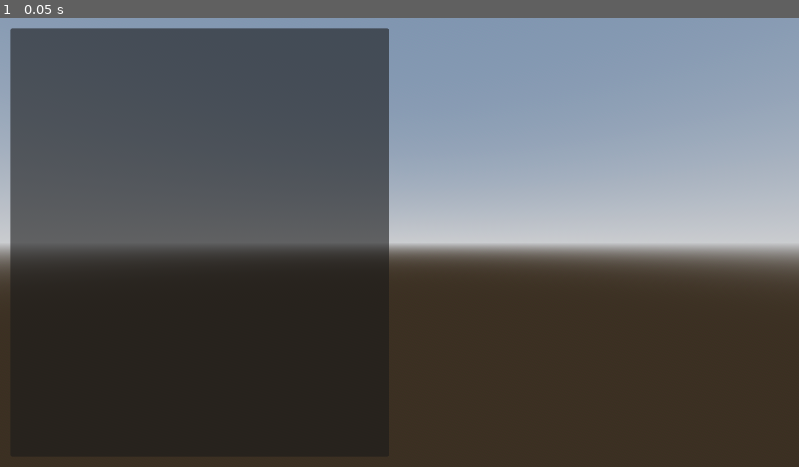
Above: before the commit, frame 1.
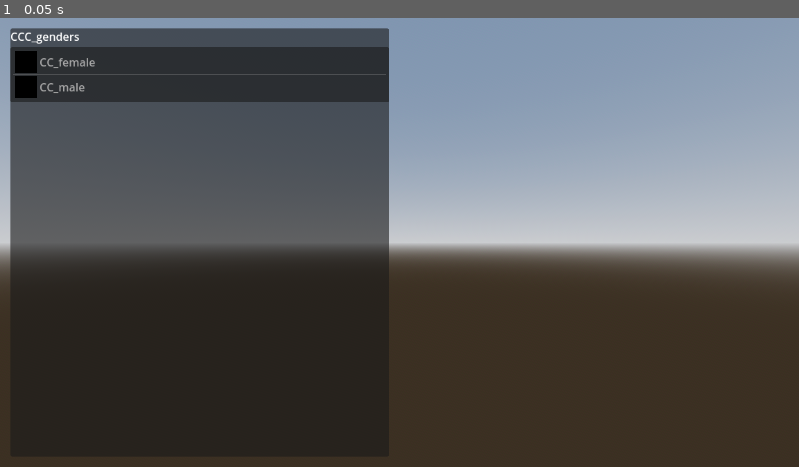
Above: after the commit, the same moment.

Repository: guilhermicas/godot-3d-character-creator
Game: Godot game, scene res://3d_character_creator.tscn
Two runs of this game, one before a commit and one after it. Both use one fixed random seed, a clock stepped at 60 frames per second and the inputs below. Before the commit the project has no main scene; this scene is started directly in both runs.
Inputs:
- Up to frame 1 (0.05 s): no input

The runs differ from the first frame. In frame 1, 5.8% of the frame differs, in the area x 1-49%, y 3-19%.

Commit message:
scene now auto-generates UI based on blender structure; user can configure CCC_ UI node to their liking; added female model to exemplify the trimming of the tree if we select a model, overwriting and updating the previous tree state

Diff:
--- a/godot/3d-character-creator/3d_character_creator.gd
+++ b/godot/3d-character-creator/3d_character_creator.gd
@@ -1,17 +1,111 @@
 @tool
 extends Node3D
 
-## ------------------ Godot's Inspector Logic for Configuration ------------------
+## ------------------ Inspector Configuration ------------------
 @export_dir var blender_export_path: String:
 	set(value):
 		blender_export_path = value
 		_rebuild_tree()
 
 @export var global_config: CharacterComponent
-
-## ------------------ UI ------------------
+@export var export_character: Array[CharacterComponent] = []
+
+## ------------------ UI References ------------------
 @onready var model_tree: VBoxContainer = $UI/HBoxContainer/MarginContainer/Panel/ScrollContainer/VBoxContainer
 @onready var ccc_ref: VBoxContainer = $UI/CCC_ # script will duplicate this to create the UI dynamically
+
+## ------------------ Runtime State ------------------
+var _active_cccs: Array[Control] = []  # Currently displayed CCC containers
+# TODO: maybe this var shouldn't exist
+#       instead of the _create_placeholder_icon, we could have
+#       _get_thumbnail_safe, which tries to get thumbnail based
+#       on the model's config or whatever, if it fails returns the
+#       image, and this var doesn't exist
+var _placeholder_icon: ImageTexture  # 32x32 black square for items
+
+func _ready() -> void:
+	if not Engine.is_editor_hint():
+		_create_placeholder_icon()
+		ccc_ref.visible = false  # Hide reference node
+		if global_config: _expand_top_level()
+
+func _create_placeholder_icon() -> void:
+	var img := Image.create(32, 32, false, Image.FORMAT_RGB8)
+	img.fill(Color.BLACK)
+	_placeholder_icon = ImageTexture.create_from_image(img)
+
+func _expand_top_level() -> void:
+	_clear_ui()
+	export_character.clear()
+	_expand_ccc(global_config, 0, model_tree)
+
+## ------------------ UI Construction ------------------
+
+func _expand_ccc(component: CharacterComponent, depth: int, parent: Control) -> void:
+	var ccc_node := ccc_ref.duplicate() as VBoxContainer
+	ccc_node.visible = true
+
+	# Set title and background color (darker as depth increases)
+	var title_label := ccc_node.get_node("TitleLabel") as Label
+	var item_list := ccc_node.get_node("ModelList") as ItemList
+
+	title_label.text = component.display_name if component.display_name else component.name
+	ccc_node.modulate = Color.from_hsv(0, 0, 1.0 - (depth * 0.15))  # Lighter → darker
+
+	# Populate ItemList with direct CC_ children only
+	for child in component.children:
+		if child.name.begins_with("CC_"):
+			var display := child.display_name if child.display_name else child.name
+			item_list.add_item(display, _placeholder_icon)
+			item_list.set_item_metadata(item_list.item_count - 1, child)
+
+	# Connect selection signal
+	item_list.item_selected.connect(_on_item_selected.bind(depth, ccc_node, parent))
+
+	parent.add_child(ccc_node)
+	_active_cccs.append(ccc_node)
+
+func _on_item_selected(idx: int, depth: int, ccc_node: Control, parent_container: Control) -> void:
+	var item_list := ccc_node.get_node("ModelList") as ItemList
+	var selected := item_list.get_item_metadata(idx) as CharacterComponent
+
+	# Update export_character: set at depth, clear deeper levels
+	export_character.resize(depth + 1)
+	export_character[depth] = selected
+
+	# print("Current export_character state:", export_character) # DEBUG
+
+	# Clear all CCCs deeper than current depth
+	_clear_cccs_after(ccc_node)
+
+	# Expand child CCCs if selected component has any
+	for child in selected.children:
+		if child.name.begins_with("CCC_"):
+			_expand_ccc(child, depth + 1, parent_container)
+
+	# TODO: Lazy load GLB asynchronously when item selected
+	# Use ResourceLoader.load_threaded_request() for async loading
+
+func _clear_cccs_after(from_node: Control) -> void:
+	var start_removing := false
+	var to_remove: Array[Control] = []
+
+	for ccc in _active_cccs:
+		if start_removing:
+			to_remove.append(ccc)
+		elif ccc == from_node:
+			start_removing = true
+
+	for ccc in to_remove:
+		ccc.queue_free()
+		_active_cccs.erase(ccc)
+
+func _clear_ui() -> void:
+	for ccc in _active_cccs:
+		ccc.queue_free()
+	_active_cccs.clear()
+
+## ------------------ Editor Tree Building ------------------
 
 func _rebuild_tree() -> void:
 	if not Engine.is_editor_hint(): return
@@ -20,12 +114,9 @@
 		global_config = null
 		return
 
-	# All store instances point to the same tres file
-	# Godot already handles edits made on the Inspector window
-	# So we just have a "pointer" from all scenes to the same tres Resource
 	var config_path := blender_export_path.path_join("global_config.tres")
 
-	# Load existing config or create new one
+	# Load or create config
 	if FileAccess.file_exists(config_path):
 		global_config = load(config_path)
 		if global_config == null:
@@ -34,112 +125,90 @@
 	else:
 		global_config = CharacterComponent.new()
 
-	# Make sure that top level object is CCC_ in blender export path,
-	# and start compiling the object tree with the top level CCC_
-	var dirs: PackedStringArray = DirAccess.get_directories_at(blender_export_path)
-	var first: String = ""
-	for d in dirs: if d.begins_with("CCC_"): first = d; break
-	if first == "":
-		push_error("No top level CCC_ found")
-		global_config = null # TODO: do we want to set this to null?
+	# Find top-level CCC_
+	var dirs := DirAccess.get_directories_at(blender_export_path)
+	var first_dir := ""
+	for d in dirs:
+		if d.begins_with("CCC_"):
+			first_dir = d
+			break
+
+	if first_dir == "":
+		push_error("No top-level CCC_ found")
+		global_config = null
 		return
-	# Scan filesystem and merge with existing config
-	var scanned_tree := _scan_component(blender_export_path.path_join(first))
-
-	_merge_scanned_into_config(global_config, scanned_tree)
-
-	# Save the updated config
+
+	# Scan and merge
+	var scanned := _scan_component(blender_export_path.path_join(first_dir))
+	_merge_scanned_into_config(global_config, scanned)
+
 	var save_result := ResourceSaver.save(global_config, config_path)
-	if save_result != OK: push_error("Failed to save global_config.tres")
+	if save_result != OK:
+		push_error("Failed to save global_config.tres")
 
 	notify_property_list_changed()
 
-## ------------------ Merge Logic: Preserve user edits, update file system data ------------------
-
 func _merge_scanned_into_config(existing: CharacterComponent, scanned: CharacterComponent) -> void:
-	"""
-	Merges scanned filesystem data into existing config:
-	- Updates read-only fields (name, glb_path, cc_id) from scan
-	- Preserves user-editable fields (display_name, metadata)
-	- Adds new items, removes missing items
-	"""
-
-	# Update read-only fields from scan
+	# Update read-only fields
 	existing.name = scanned.name
 	existing.glb_path = scanned.glb_path
 	existing.cc_id = scanned.cc_id
 
-	# Build a map of existing children by cc_id for quick lookup
-	var existing_children_map := {}
+	# Build map of existing children by cc_id
+	var existing_map := {}
 	for child in existing.children:
 		if child.cc_id != "":
-			existing_children_map[child.cc_id] = child
-
-	# Build new children array by merging scanned with existing
-	var merged_children: Array[CharacterComponent] = []
-
+			existing_map[child.cc_id] = child
+
+	# Merge scanned children with existing
+	var merged: Array[CharacterComponent] = []
 	for scanned_child in scanned.children:
-		if scanned_child.cc_id != "" and existing_children_map.has(scanned_child.cc_id):
-			# Item exists: merge recursively to preserve edits
-			var existing_child: CharacterComponent = existing_children_map[scanned_child.cc_id]
+		if scanned_child.cc_id != "" and existing_map.has(scanned_child.cc_id):
+			var existing_child := existing_map[scanned_child.cc_id] as CharacterComponent
 			_merge_scanned_into_config(existing_child, scanned_child)
-			merged_children.append(existing_child)
-			existing_children_map.erase(scanned_child.cc_id)  # Mark as processed
+			merged.append(existing_child)
+			existing_map.erase(scanned_child.cc_id)
 		else:
-			# New item: use scanned data as-is
-			merged_children.append(scanned_child)
-
-	# Note: Items in existing_children_map that weren't processed are now removed
-	# (they no longer exist in the filesystem)
-
-	existing.children = merged_children
-
-## ------------------ Filesystem Scanning ------------------
+			merged.append(scanned_child)
+
+	existing.children = merged
 
 func _scan_component(path: String) -> CharacterComponent:
-	"""
-	Scans filesystem and creates a fresh component tree.
-	Does NOT look at existing config - that's handled by _merge_scanned_into_config.
-	"""
 	var dir := DirAccess.open(path)
 	if dir == null:
 		push_error("Cannot open: " + path)
 		return null
 
 	var comp := CharacterComponent.new()
-
 	var folder_name := path.get_file()
 
-	# Extract CC_id from folder name (e.g., "CC_male_CC_id_9efe906c" -> "9efe906c")
+	# Extract CC_id from folder name
 	if folder_name.contains("_CC_id_"):
 		var parts := folder_name.split("_CC_id_")
-		comp.name = parts[0]  # e.g., "CC_male"
+		comp.name = parts[0]
 		comp.cc_id = parts[1] if parts.size() > 1 else ""
 	else:
 		comp.name = folder_name
 		comp.cc_id = ""
 
-	# Find .glb file (for CC_ components, not CCC_ collections)
-	var glb_file := ""
+	# Find .glb file
 	dir.list_dir_begin()
-	while true:
-		var f := dir.get_next()
-		if f == "": break
+	var f := dir.get_next()
+	while f != "":
 		if not dir.current_is_dir() and f.ends_with(".glb"):
-			glb_file = f
+			comp.glb_path = path.path_join(f)
 			break
+		f = dir.get_next()
 	dir.list_dir_end()
-
-	if glb_file != "": comp.glb_path = path.path_join(glb_file)
 
 	# Recurse into CC_/CCC_ folders
 	dir.list_dir_begin()
-	while true:
-		var f := dir.get_next()
-		if f == "": break
+	f = dir.get_next()
+	while f != "":
 		if dir.current_is_dir() and (f.begins_with("CC_") or f.begins_with("CCC_")):
 			var child := _scan_component(path.path_join(f))
-			if child != null: comp.children.append(child)
+			if child: comp.children.append(child)
+		f = dir.get_next()
 	dir.list_dir_end()
 
 	return comp
--- a/godot/3d-character-creator/3d_character_creator.tscn
+++ b/godot/3d-character-creator/3d_character_creator.tscn
@@ -1,7 +1,38 @@
-[gd_scene load_steps=6 format=3 uid="uid://dhl0v14olhdbc"]
+[gd_scene load_steps=11 format=3 uid="uid://dhl0v14olhdbc"]
 
 [ext_resource type="Script" uid="uid://k60wjmsjqvul" path="res://3d_character_creator.gd" id="1_wih4m"]
-[ext_resource type="Resource" uid="uid://dvdlspd7eyl" path="res://character_config/global_config.tres" id="2_aki0f"]
+[ext_resource type="Script" uid="uid://dl7npn5ppwyto" path="res://character_component.gd" id="2_aki0f"]
+
+[sub_resource type="Resource" id="Resource_sfhlp"]
+script = ExtResource("2_aki0f")
+name = "CC_female"
+glb_path = "res://character_config/CCC_genders_CC_id_66650050/CC_female_CC_id_57be63e5/CC_female.glb"
+cc_id = "57be63e5"
+
+[sub_resource type="Resource" id="Resource_k3sre"]
+script = ExtResource("2_aki0f")
+name = "CC_t_shirt"
+glb_path = "res://character_config/CCC_genders_CC_id_66650050/CC_male_CC_id_9efe906c/CCC_shirts_CC_id_6327b5f1/CC_t_shirt_CC_id_dcefb103/CC_t_shirt.glb"
+cc_id = "dcefb103"
+
+[sub_resource type="Resource" id="Resource_bgmwl"]
+script = ExtResource("2_aki0f")
+name = "CCC_shirts"
+cc_id = "6327b5f1"
+children = Array[ExtResource("2_aki0f")]([SubResource("Resource_k3sre")])
+
+[sub_resource type="Resource" id="Resource_tewd7"]
+script = ExtResource("2_aki0f")
+name = "CC_male"
+glb_path = "res://character_config/CCC_genders_CC_id_66650050/CC_male_CC_id_9efe906c/CC_male.glb"
+cc_id = "9efe906c"
+children = Array[ExtResource("2_aki0f")]([SubResource("Resource_bgmwl")])
+
+[sub_resource type="Resource" id="Resource_be0c8"]
+script = ExtResource("2_aki0f")
+name = "CCC_genders"
+cc_id = "66650050"
+children = Array[ExtResource("2_aki0f")]([SubResource("Resource_sfhlp"), SubResource("Resource_tewd7")])
 
 [sub_resource type="ProceduralSkyMaterial" id="ProceduralSkyMaterial_aki0f"]
 sky_horizon_color = Color(0.66224277, 0.6717428, 0.6867428, 1)
@@ -19,7 +50,7 @@
 [node name="3DCharacterCreator" type="Node3D"]
 script = ExtResource("1_wih4m")
 blender_export_path = "res://character_config"
-global_config = ExtResource("2_aki0f")
+global_config = SubResource("Resource_be0c8")
 
 [node name="WorldEnvironment" type="WorldEnvironment" parent="."]
 environment = SubResource("Environment_gcf7q")
@@ -53,6 +84,8 @@
 
 [node name="ModelList" type="ItemList" parent="UI/CCC_"]
 layout_mode = 2
+auto_width = true
+auto_height = true
 
 [node name="HBoxContainer" type="HBoxContainer" parent="UI"]
 layout_mode = 1
--- a/godot/3d-character-creator/character_config/global_config.tres
+++ b/godot/3d-character-creator/character_config/global_config.tres
@@ -1,28 +1,34 @@
-[gd_resource type="Resource" script_class="CharacterComponent" load_steps=5 format=3 uid="uid://dvdlspd7eyl"]
+[gd_resource type="Resource" script_class="CharacterComponent" load_steps=6 format=3 uid="uid://cn5qlea1ycpyt"]
 
 [ext_resource type="Script" uid="uid://dl7npn5ppwyto" path="res://character_component.gd" id="1_sfhlp"]
 
 [sub_resource type="Resource" id="Resource_sfhlp"]
 script = ExtResource("1_sfhlp")
+name = "CC_female"
+glb_path = "res://character_config/CCC_genders_CC_id_66650050/CC_female_CC_id_57be63e5/CC_female.glb"
+cc_id = "57be63e5"
+
+[sub_resource type="Resource" id="Resource_k3sre"]
+script = ExtResource("1_sfhlp")
 name = "CC_t_shirt"
 glb_path = "res://character_config/CCC_genders_CC_id_66650050/CC_male_CC_id_9efe906c/CCC_shirts_CC_id_6327b5f1/CC_t_shirt_CC_id_dcefb103/CC_t_shirt.glb"
 cc_id = "dcefb103"
 
-[sub_resource type="Resource" id="Resource_k3sre"]
+[sub_resource type="Resource" id="Resource_bgmwl"]
 script = ExtResource("1_sfhlp")
 name = "CCC_shirts"
 cc_id = "6327b5f1"
-children = Array[ExtResource("1_sfhlp")]([SubResource("Resource_sfhlp")])
+children = Array[ExtResource("1_sfhlp")]([SubResource("Resource_k3sre")])
 
-[sub_resource type="Resource" id="Resource_bgmwl"]
+[sub_resource type="Resource" id="Resource_tewd7"]
 script = ExtResource("1_sfhlp")
 name = "CC_male"
 glb_path = "res://character_config/CCC_genders_CC_id_66650050/CC_male_CC_id_9efe906c/CC_male.glb"
 cc_id = "9efe906c"
-children = Array[ExtResource("1_sfhlp")]([SubResource("Resource_k3sre")])
+children = Array[ExtResource("1_sfhlp")]([SubResource("Resource_bgmwl")])
 
 [resource]
 script = ExtResource("1_sfhlp")
 name = "CCC_genders"
 cc_id = "66650050"
-children = Array[ExtResource("1_sfhlp")]([SubResource("Resource_bgmwl")])
+children = Array[ExtResource("1_sfhlp")]([SubResource("Resource_sfhlp"), SubResource("Resource_tewd7")])
--- a/godot/3d-character-creator/project.godot
+++ b/godot/3d-character-creator/project.godot
@@ -11,6 +11,7 @@
 [application]
 
 config/name="3D Character Creator"
+run/main_scene="uid://dhl0v14olhdbc"
 config/features=PackedStringArray("4.5", "Forward Plus")
 config/icon="res://icon.svg"
 
Not shown, changed: blender/README.md
Not shown, changed: blender/cc_exporter_addon.py
Not shown, added: blender/example_structure.blend
Not shown, changed: blender/male.blend
Not shown, added: godot/3d-character-creator/character_config/CCC_genders_CC_id_66650050/CC_female_CC_id_57be63e5/CC_female.glb
